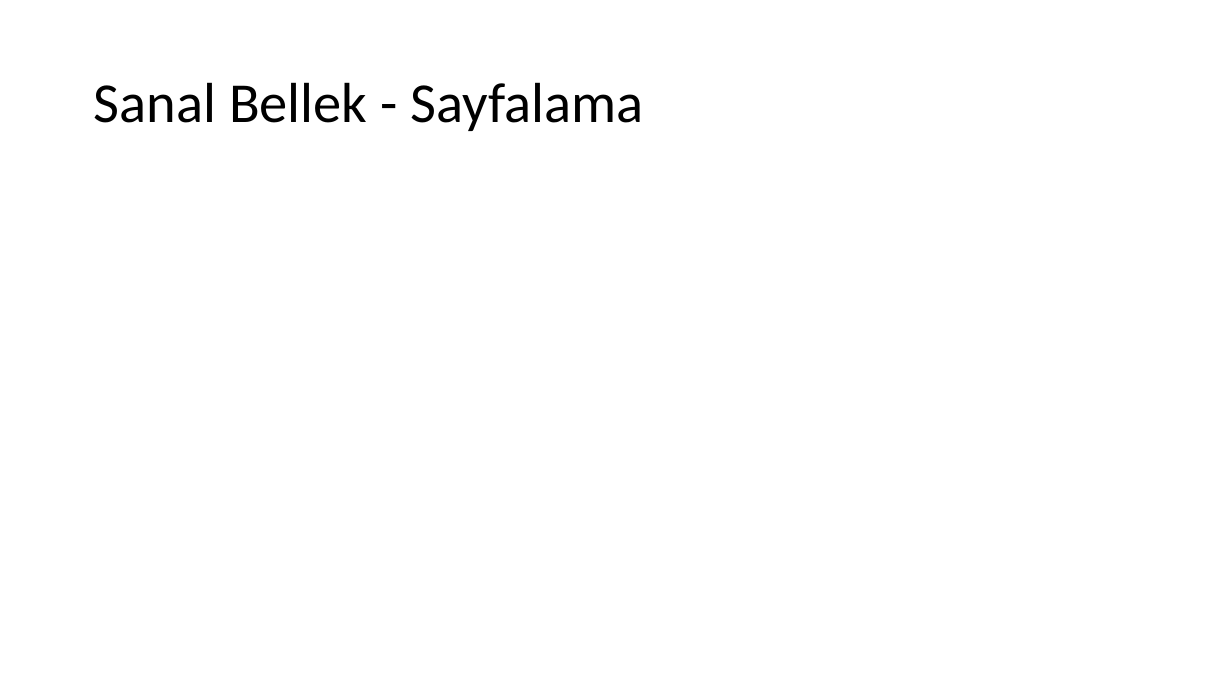
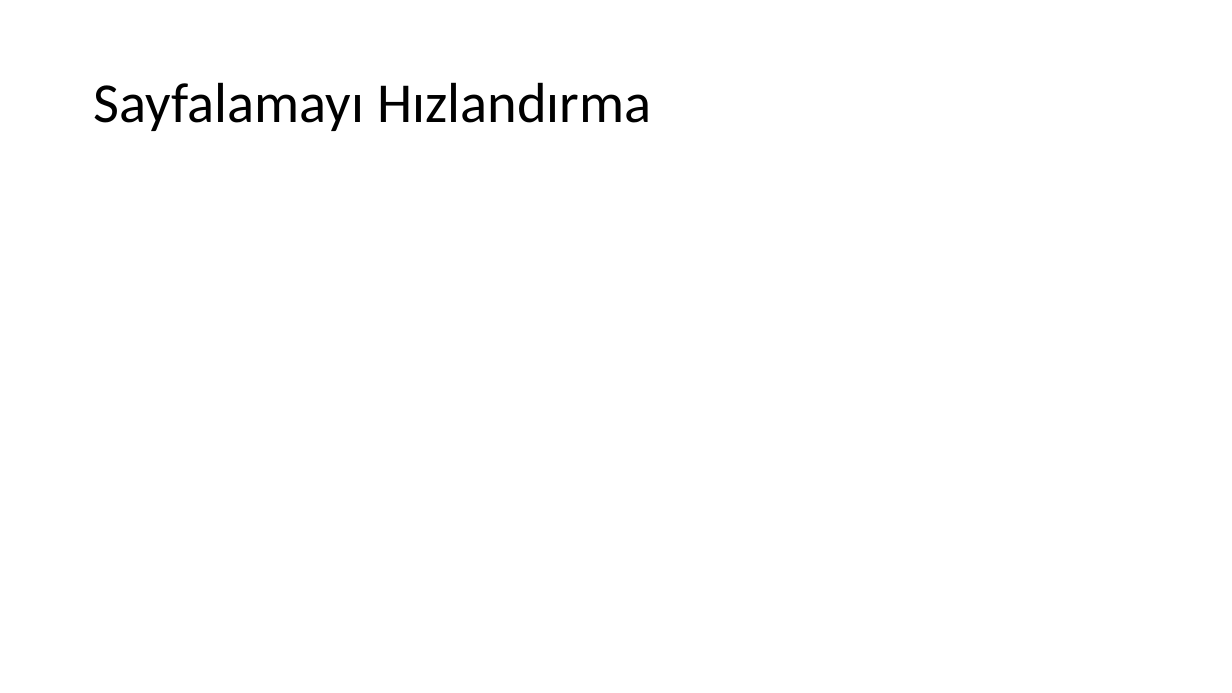
Before and after one commit to sercankulcu/sercankulcu.github.io, a slide deck: slide 28 of files/os/3_Bolum_3_Bellek.pptx. Drawn at 1232x693 pixels with LibreOffice and Linux fonts; fonts in the diff are those of the drawing. Boxes give left, top, right and bottom in pixels: in the first picture for what was removed or moved away, otherwise in the second. Text is boxed around its words. In the diff, an @@ line names an element or a change of style, - is before the commit and + after.

```diff
--- a/files/os/3_Bolum_3_Bellek.pptx
+++ b/files/os/3_Bolum_3_Bellek.pptx
@@ title at [94,82,651,131]: text changed @@
-Sanal Bellek - Sayfalama
+Sayfalamayı Hızlandırma
```
Also in this commit, not shown: 1 other slide changed, 2 slides added, 2 slides removed.
